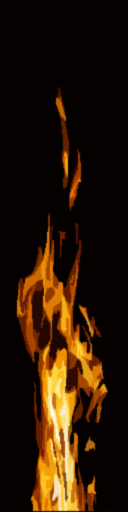
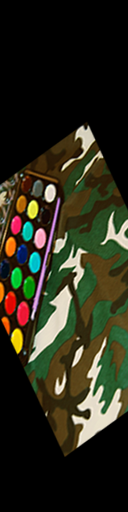
Layers edited between the first and the second 128x512 image:
added layer "Layer 2" above "Layer 1 copy 3" over (0, 121, 128, 458)
hid "Layer 1 copy 3" over (0, 0, 128, 512)
hid "Layer 1" over (0, 0, 128, 512)
painted on "Layer 0" over (0, 0, 128, 512)
